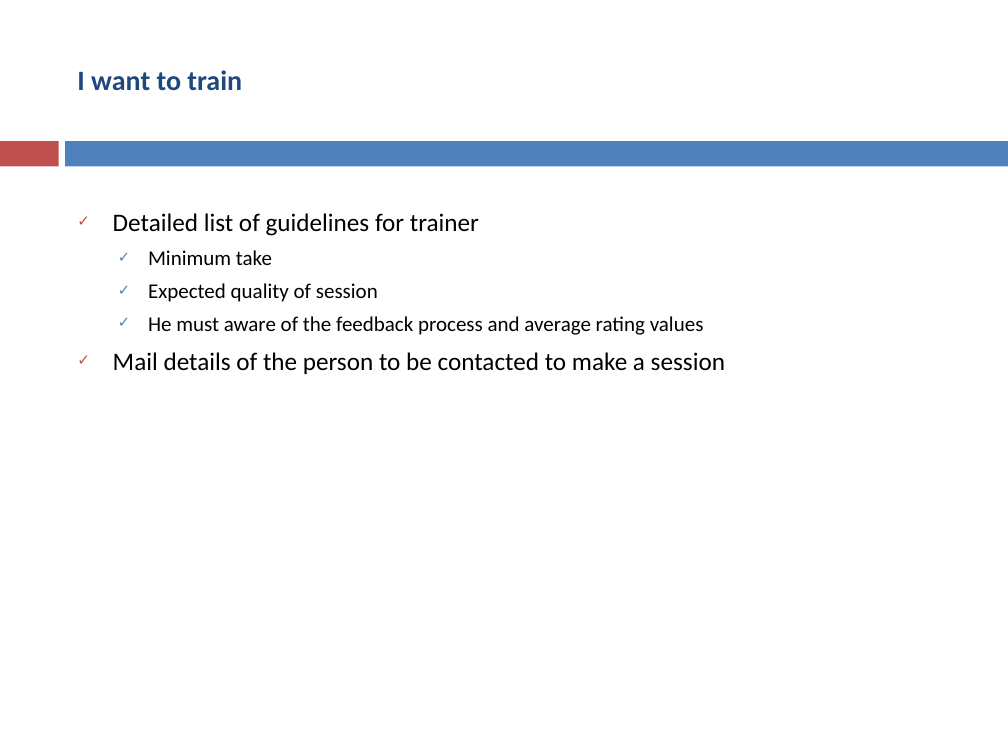
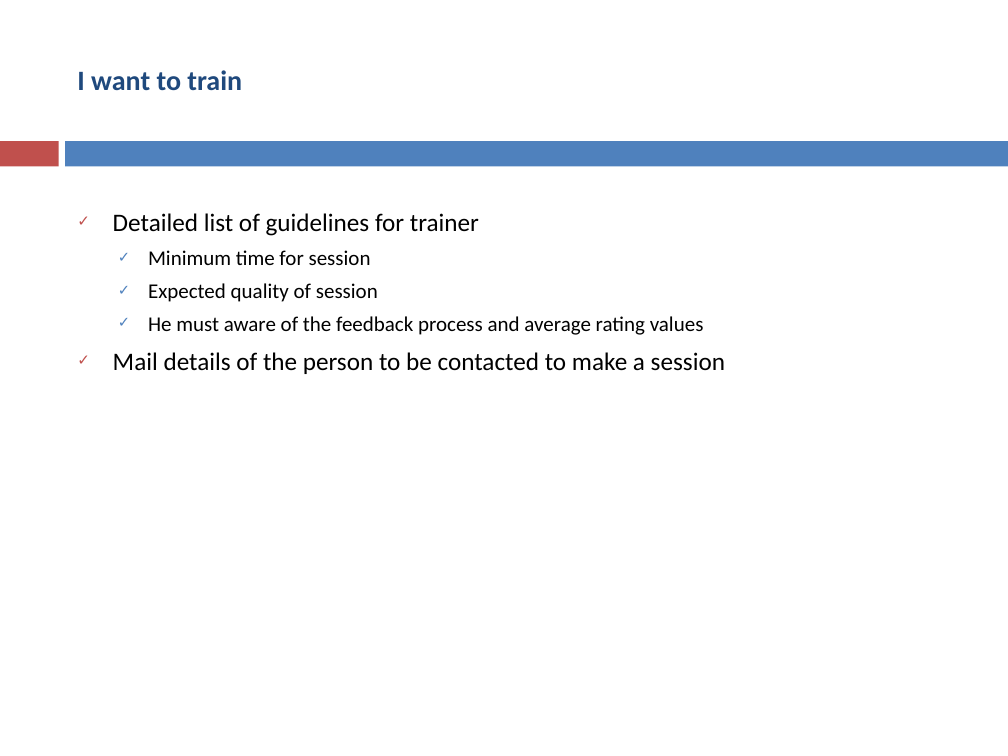
Before and after one commit to asakala/notes, a slide deck: slide 11 of Prokarma/LearningDepartment.pptx. Drawn at 1008x756 pixels with LibreOffice and Linux fonts; fonts in the diff are those of the drawing. Boxes give left, top, right and bottom in pixels: in the first picture for what was removed or moved away, otherwise in the second. Text is boxed around its words. In the diff, an @@ line names an element or a change of style, - is before the commit and + after.

```diff
--- a/Prokarma/LearningDepartment.pptx
+++ b/Prokarma/LearningDepartment.pptx
@@ text at (148,250,371,265): text changed @@
-  ✓ Minimum take
+  ✓ Minimum time for session
```
Also in this commit, not shown: 5 other slides changed, 3 slides added, 3 slides removed, 5 other files.
